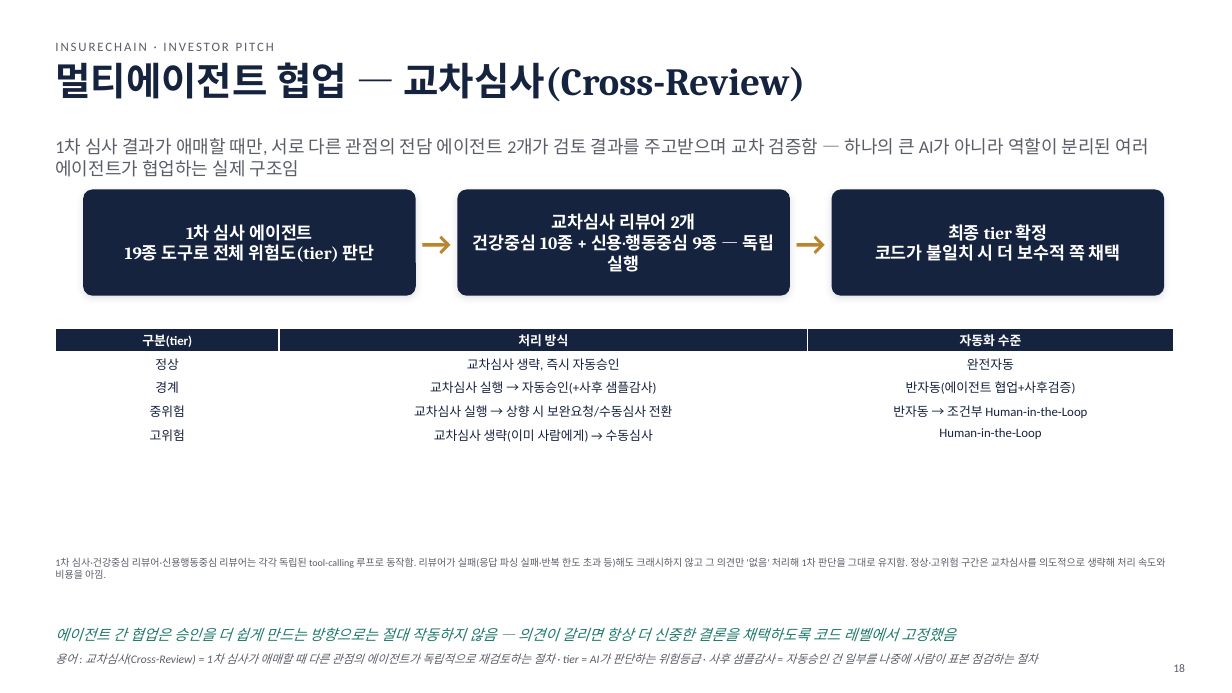
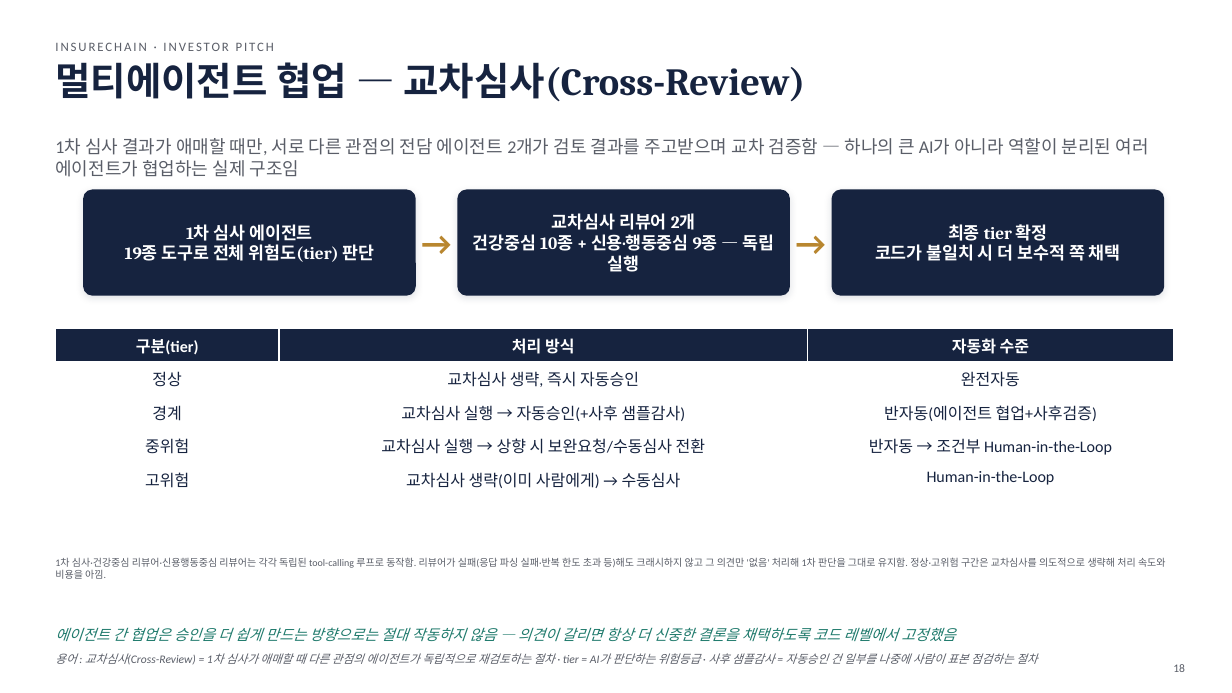
Before and after one commit to leeyonsei78/capstone_project_alpha, a slide deck: slide 18 of 인슈어체인_투자피칭_발표자료.pptx. Drawn at 1232x693 pixels with LibreOffice and Linux fonts; fonts in the diff are those of the drawing. Boxes give left, top, right and bottom in pixels: in the first picture for what was removed or moved away, otherwise in the second. Text is boxed around its words. In the diff, an @@ line names an element or a change of style, - is before the commit and + after.

```diff
--- a/인슈어체인_투자피칭_발표자료.pptx
+++ b/인슈어체인_투자피칭_발표자료.pptx
@@ table at bbox=[55, 328, 1174, 555] @@
@@ size 10 to 12.5 pt @@
```
Also in this commit, not shown: 22 other slides changed, 1 other file.
